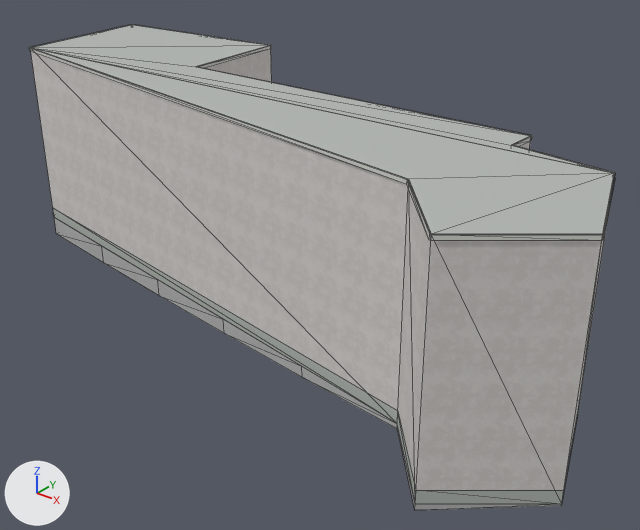
The Blender file assets/blender/buildings/osm-way-27581156.blend, before and after one commit.
One viewpoint serves both versions: a 50 mm lens placed at (15.6, -17.5, 12.3), pointed at (1.5, 0.1, 1.4). Lighting does not change. The marker at lower left points along +X, +Y and +Z. The first picture is the older version. Mesh edges are drawn as thin lines.

In view in the first picture: 'building foundation 27581156', 'reality 27581156 near reality aged pale plaster', 'reality 27581156 near reality concrete plinth', 'reality 27581156 near reality flat weathered roof', 'reality 27581156 near reality pale aluminum sill'.
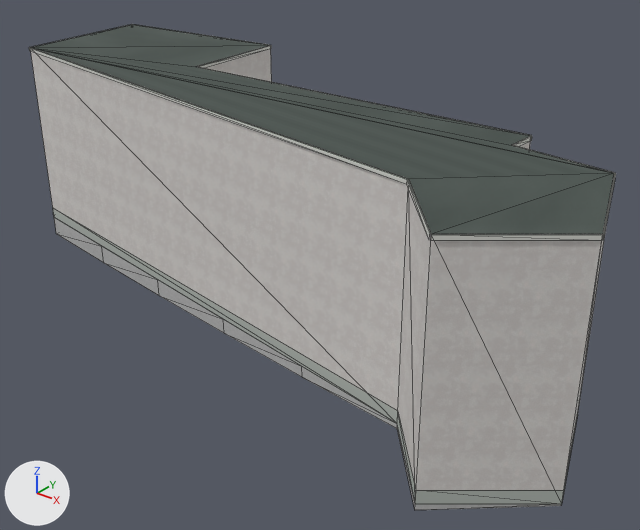
Where the change shows, as pixel boxes [x1, y1, x2, y2] in the pictures (640 x 530 px):
'reality 27581156 near reality flat weathered roof', surface changed (darker)
    both: [30, 24, 614, 234]
'reality 27581156 near reality pale aluminum sill', reshaped
    before: [29, 24, 615, 241]
    after: [29, 24, 616, 241]
part 1 of me_reality_27581156_near_reality_pale_aluminum_sill, added
    after: [29, 24, 616, 241]

Edits to the bpy script that builds the scene:
```text
Add img_roof_color_png:
    img_roof_color_png = load_image('roof-color.png', '../../../public/models/architecture/textures/roof-color.png', 256, 256, 'sRGB')
Add img_roof_normal_png:
    img_roof_normal_png = load_image('roof-normal.png', '../../../public/models/architecture/textures/roof-normal.png', 256, 256, 'Non-Color')
Change mat_reality_flat_weathered_roof:
    remove # nodes: BsdfPrincipled, OutputMaterial
    remove # colours: grey #b3b7b4
    nodes: BsdfPrincipled, MixRGB, NormalMap, OutputMaterial, TexImage x2
    colours: white #ffffff
    uses the picture img_roof_color_png
    uses the picture img_roof_normal_png
Change me_reality_27581156_near_reality_pale_aluminum_sill:
    used by ob_reality_27581156_near_reality_pale_aluminum_sill; parent = ob_osm_way_27581156; location = (0.0, 0.0, 0.0)
    remove me_reality_27581156_near_reality_pale_aluminum_sill.from_pydata(...)  # 40 vertices, 20 faces; spans x -10.5..10.6, y -5.3..4.6, z 5.9..6.0
    add me_reality_27581156_near_reality_pale_aluminum_sill.from_pydata(...)  # 80 vertices, 40 faces; spans x -10.5..10.6, y -5.3..4.6, z 5.9..6.0
    me_reality_27581156_near_reality_pale_aluminum_sill part 1: 40 vertices added at x -10.5..10.6, y -5.3..4.6, z 6.0
```
